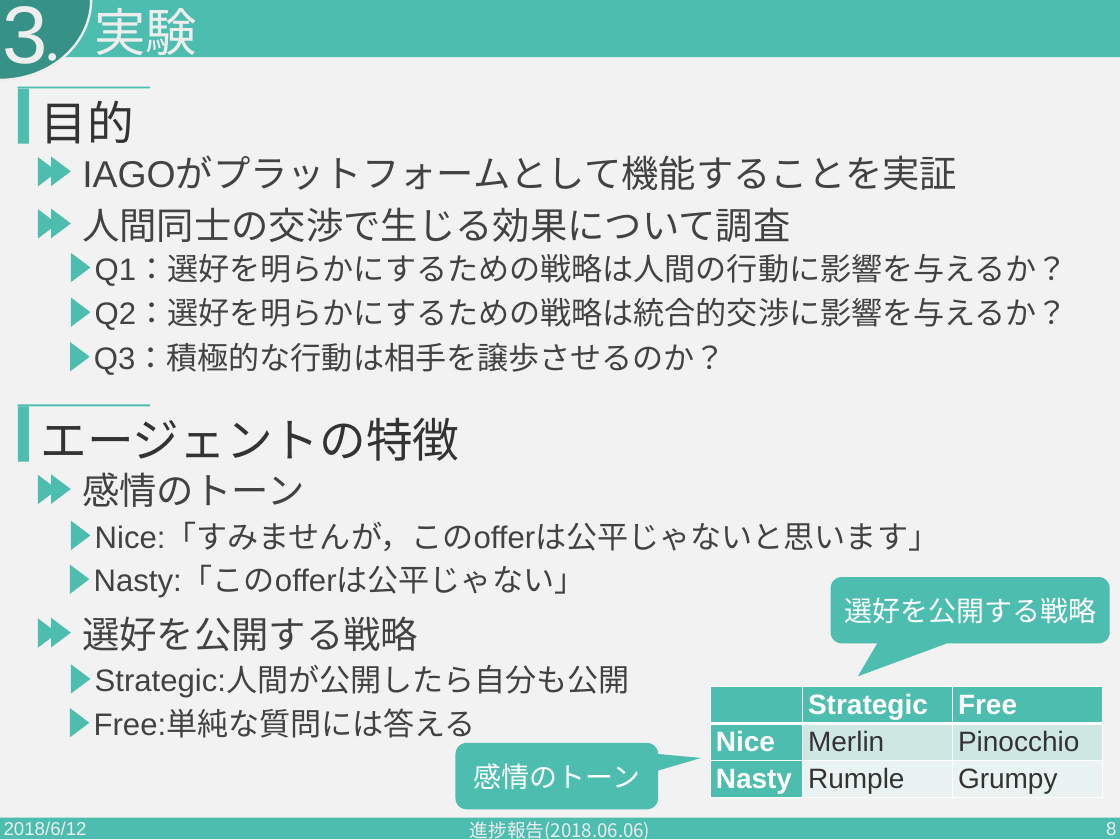
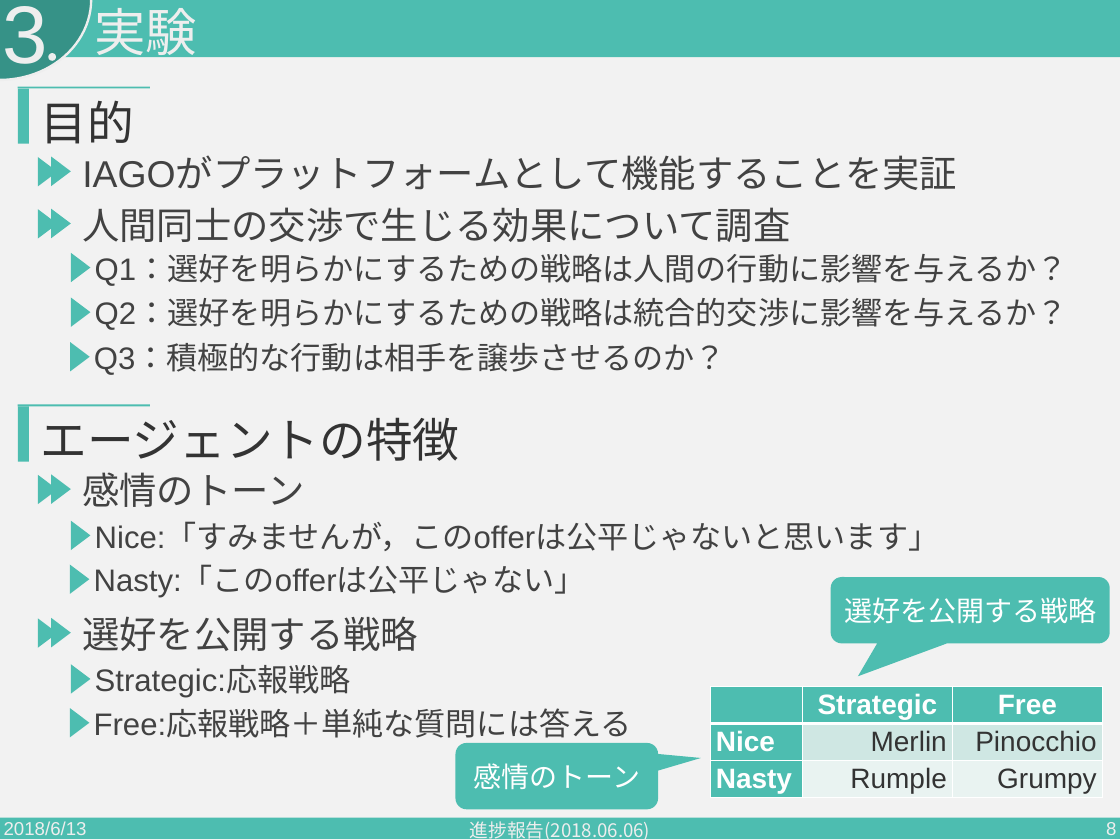
Before and after one commit to PajamaDrive/presentation, a slide deck: slide 8 of presentation_2nd.pptx. Drawn at 1120x840 pixels with LibreOffice and Linux fonts; fonts in the diff are those of the drawing. Boxes give left, top, right and bottom in pixels: in the first picture for what was removed or moved away, otherwise in the second. Text is boxed around its words. In the diff, an @@ line names an element or a change of style, - is before the commit and + after.

```diff
--- a/presentation_2nd.pptx
+++ b/presentation_2nd.pptx
@@ text at [95, 667, 351, 698]: text changed @@
-Strategic:人間が公開したら自分も公開
+Strategic:応報戦略
@@ table at [710, 687, 1103, 804] @@
@@ alignment left to centre @@
@@ alignment left to right @@
@@ text at [94, 710, 632, 738]: text changed @@
-Free:単純な質問には答える
+Free:応報戦略＋単純な質問には答える
@@ text at [4, 821, 87, 840]: text changed @@
-2018/6/12
+2018/6/13
```
Also in this commit, not shown: 32 other slides changed, 15 slides added.
